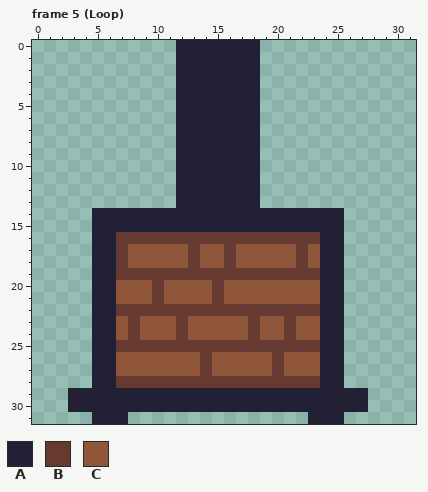
Two states of a pixel-art file, Assets/Sprites/Fireplace.aseprite. Above, as it was before the edit.
32x32 pixels, 5 frames. Shown: frame 5 (Loop). The commit also changed other frames, which this record leaves out.
Visible layers, top first: "Layer 2", "Layer 1".
Palette (. is transparent): A #222034  B #663931  C #8f563b
Pixels before, frame 5 (Loop), first column x 3:
 0 .........AAAAAAA.........
 1 .........AAAAAAA.........
 2 .........AAAAAAA.........
 3 .........AAAAAAA.........
 4 .........AAAAAAA.........
 5 .........AAAAAAA.........
 6 .........AAAAAAA.........
 7 .........AAAAAAA.........
 8 .........AAAAAAA.........
 9 .........AAAAAAA.........
10 .........AAAAAAA.........
11 .........AAAAAAA.........
12 .........AAAAAAA.........
13 .........AAAAAAA.........
14 ..AAAAAAAAAAAAAAAAAAAAA..
15 ..AAAAAAAAAAAAAAAAAAAAA..
16 ..AABBBBBBBBBBBBBBBBBAA..
17 ..AABCCCCCBCCBCCCCCBCAA..
18 ..AABCCCCCBCCBCCCCCBCAA..
19 ..AABBBBBBBBBBBBBBBBBAA..
20 ..AACCCBCCCCBCCCCCCCCAA..
21 ..AACCCBCCCCBCCCCCCCCAA..
22 ..AABBBBBBBBBBBBBBBBBAA..
23 ..AACBCCCBCCCCCBCCBCCAA..
24 ..AACBCCCBCCCCCBCCBCCAA..
25 ..AABBBBBBBBBBBBBBBBBAA..
26 ..AACCCCCCCBCCCCCBCCCAA..
27 ..AACCCCCCCBCCCCCBCCCAA..
28 ..AABBBBBBBBBBBBBBBBBAA..
29 AAAAAAAAAAAAAAAAAAAAAAAAA
30 AAAAAAAAAAAAAAAAAAAAAAAAA
31 ..AAA...............AAA..
After:
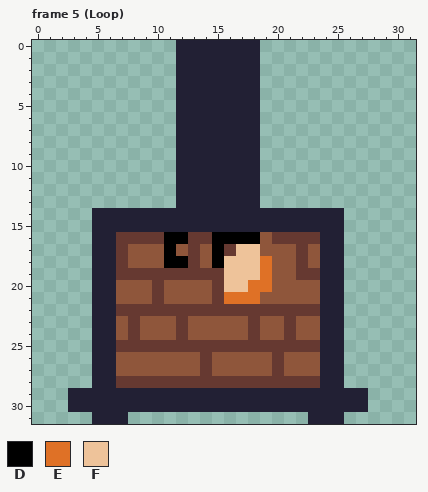
Colours new in this view: D #000000  E #df7126  F #eec39a
Change:
Changed rows in their new state; - is an unchanged pixel.
Frame 5 (Loop), layer "Layer 2":
first column x 11:
16 DD--DDDDC--
17 D---D-FF---
18 DD--DFFFE--
19 -----FFFECC
20 -----FFEE--
21 -----EEE---
